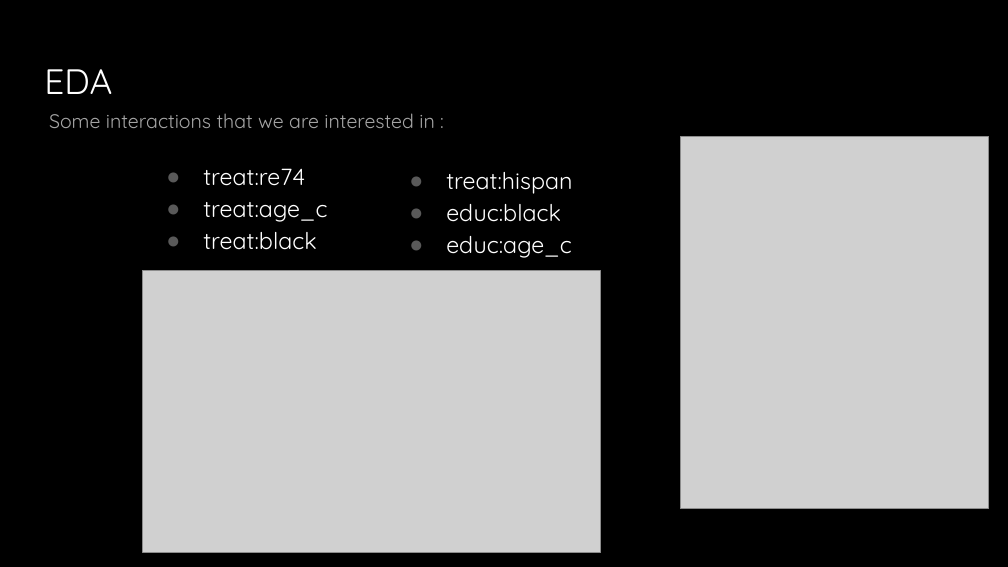
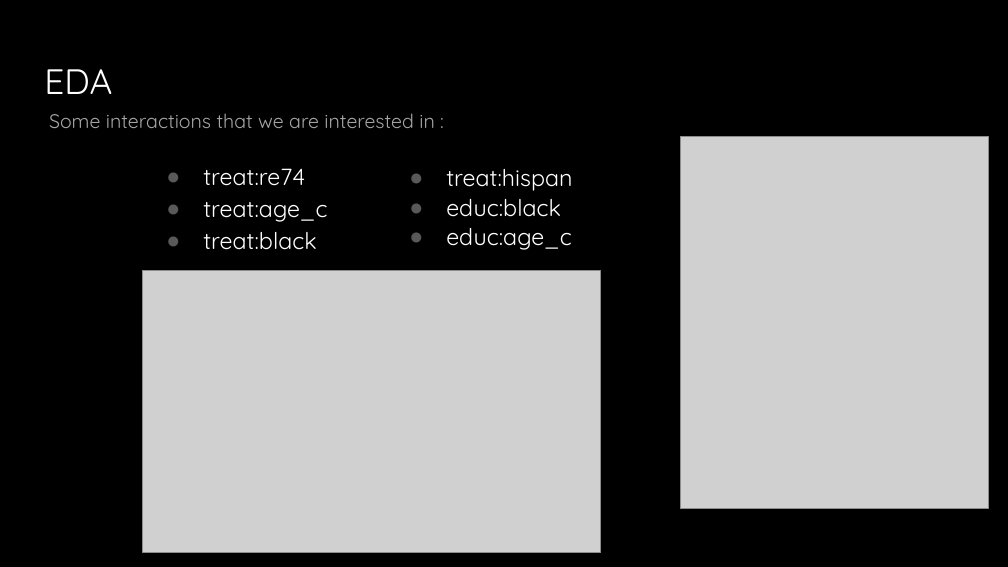
Before and after one commit to IDS-702-F21/team-project-1-effects-of-job-training-on-wages-go-blue, a slide deck: slide 3 of Presentation/Question 2 Presentation.pptx. Drawn at 1008x567 pixels with LibreOffice and Linux fonts; fonts in the diff are those of the drawing; grey boxes stand for pictures. Boxes give left, top, right and bottom in pixels: in the first picture for what was removed or moved away, otherwise in the second. Text is boxed around its words. In the diff, an @@ line names an element or a change of style, - is before the commit and + after.

```diff
--- a/Presentation/Question 2 Presentation.pptx
+++ b/Presentation/Question 2 Presentation.pptx
@@ text "treat:hispan" at [446,169,572,250]: line spacing 1.15 to 1.05 @@
```
Also in this commit, not shown: 2 other slides changed.
